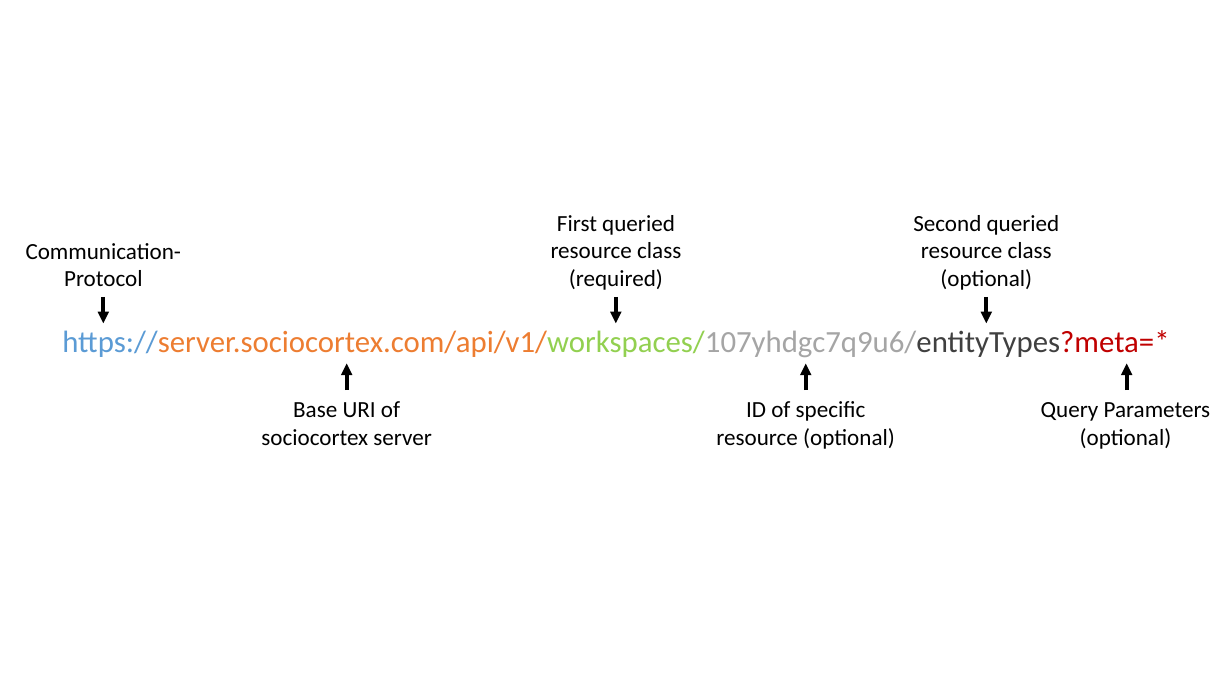
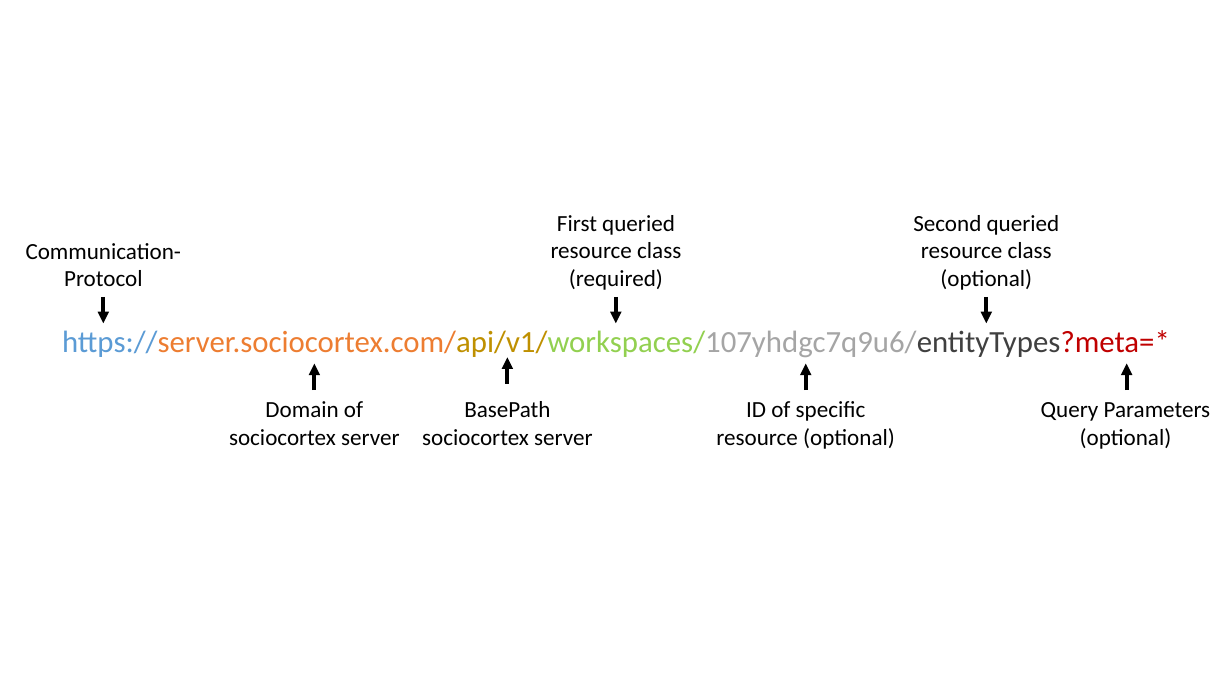
Before and after one commit to sebischair/sc-api-tutorial, a slide deck: slide 1 of assets/uri_schema.pptx. Drawn at 1232x693 pixels with LibreOffice and Linux fonts; fonts in the diff are those of the drawing. Boxes give left, top, right and bottom in pixels: in the first picture for what was removed or moved away, otherwise in the second. Text is boxed around its words. In the diff, an @@ line names an element or a change of style, - is before the commit and + after.

```diff
--- a/assets/uri_schema.pptx
+++ b/assets/uri_schema.pptx
@@ text "https://server.sociocortex.com/api/v1/workspaces/107yhdgc7q9 ..." at box(62, 330, 1170, 360): text colour #ED7D31 to #BF9000 in "https://server.sociocortex.com/api/v1/workspaces/107yhdgc7q9 ..." @@
@@ arrow added from (507, 384) to (507, 358), #000000 3 pt @@
@@ arrow moved from (347, 390) - (347, 364) to (314, 390) - (314, 364) @@
@@ text at box(229, 401, 399, 445): text changed @@
-Base URI of sociocortex server
+Domain of sociocortex server
@@ text added at box(422, 401, 592, 445), 18 pt, text #000000 @@
+BasePath
+sociocortex server
```
Also in this commit, not shown: 7 other files.
